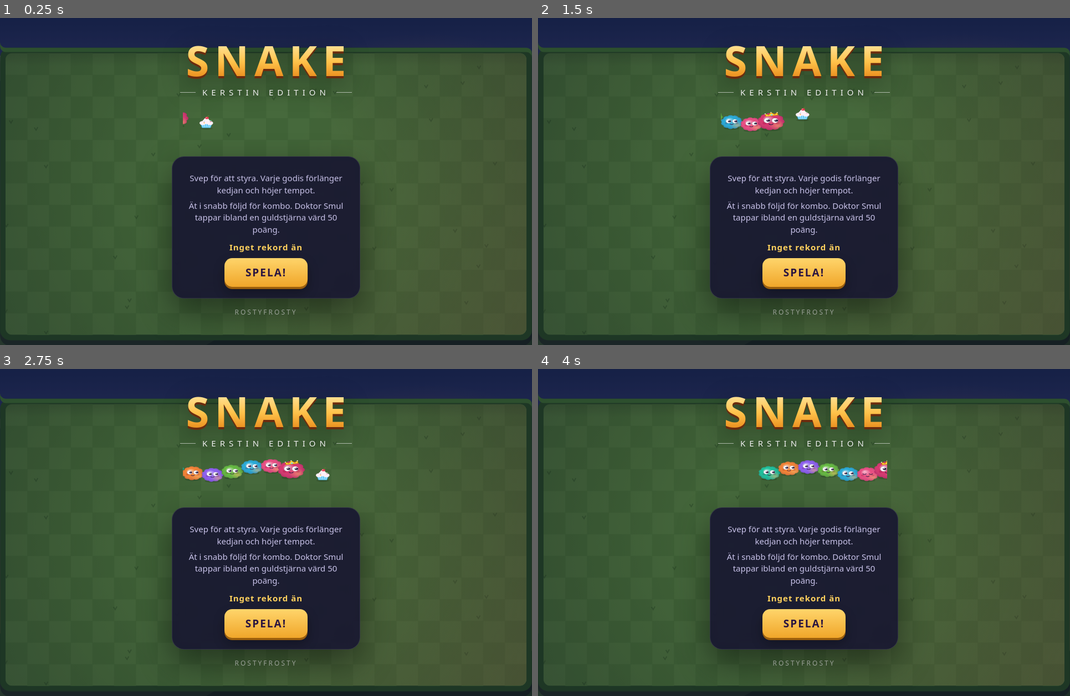
Above: before the commit, frames 1-4 (two rows, left to right).
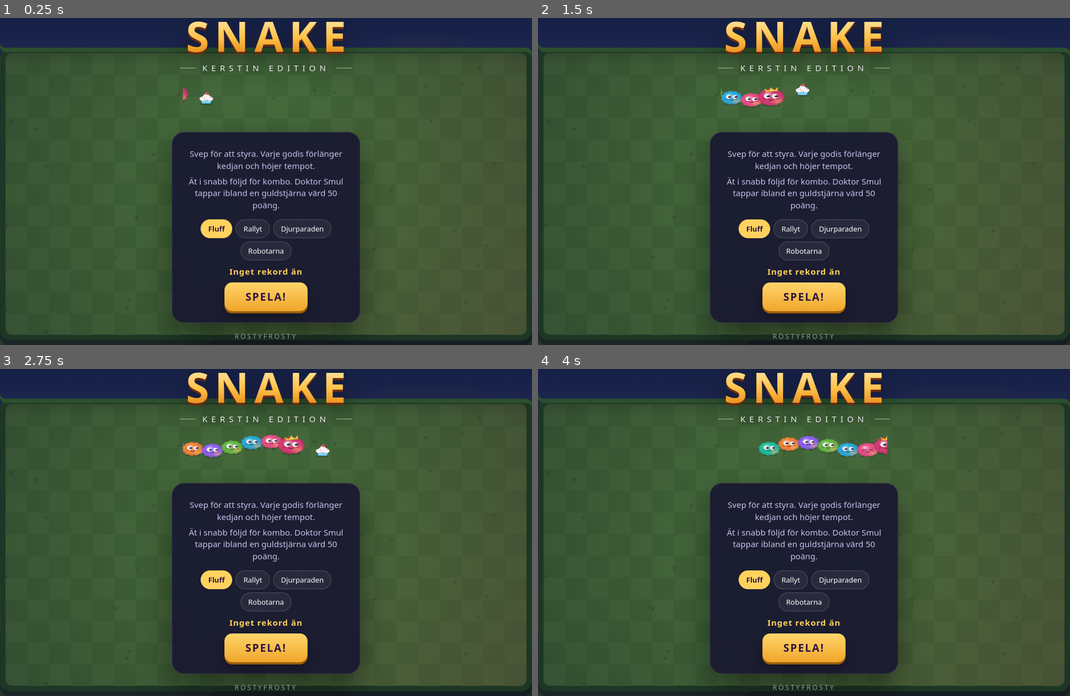
Above: after the commit, the same moments.

Repository: geapanenbanan/games
Game: browser game, page site/play/snake-kerstin/index.html
The game is run twice, just before and just after one commit, with the same random seed, the same clock (stepped at 60 frames per second) and the same inputs.
Inputs (mouse positions are in pixels of both pictures, inside the frame that each line leads up to):
- Up to frame 1 (0.25 s): no input
- Up to frame 2 (1.5 s): click (804, 178) at 0.27 s; hold Right from 1.03 s (still down); click (804, 210) at 1.07 s
- Up to frame 3 (2.75 s): release Right at 1.53 s; hold Down 1.58-1.85 s; click (159, 496) at 1.67 s; hold Left 1.9-2.47 s; click (218, 578) at 2.02 s, where only the run after the commit has a clickable "Fluff"; click (372, 480) at 2.27 s; hold Up from 2.52 s (still down)
- Up to frame 4 (4 s): release Up at 2.82 s; click (883, 597) at 2.87 s; hold Right 2.87-3.53 s; click (671, 614) at 3.47 s; hold Up 3.58-3.82 s; hold Left from 3.87 s (still down)

The runs differ from the first frame. In frame 1, 12% of the frame differs, in the area x 32-68%, y 1-99%; in frame 2, 13%; in frame 3, 14%; in frame 4, 14%.

Commit message:
Snake – Kerstin edition 1.2: fyra skins
Välj Fluff, Rallyt, Djurparaden eller Robotarna i menyn. Valet sparas.

Co-Authored-By: Claude Opus 5.5 <noreply@anthropic.com>
Claude-Session: https://claude.ai/code/session_01Fnpi23KMpdmFpu6iBJsgrE

Diff:
--- a/site/games.json
+++ b/site/games.json
@@ -41,12 +41,12 @@
     "platforms": [
       "Webbläsare (mobil och dator)"
     ],
-    "version": "1.1",
+    "version": "1.2",
     "download": null,
     "webPlay": "https://games.geapanenbanan.com/play/snake-kerstin/",
     "changes": [
-      "Ny stil: kvällsljus, djupare färger och mörka menyer",
-      "Stramare texter och nytt typsnitt",
+      "Fyra utseenden att välja mellan i menyn: Fluff, Rallyt (bil med släpvagnar), Djurparaden och Robotarna. Valet sparas",
+      "Kvällsljus, djupare färger och mörka menyer",
       "Svepstyrning (piltangenter på dator), kombo, bonusstjärnor och topp 5 som sparas"
     ]
   }
--- a/site/play/snake-kerstin/index.html
+++ b/site/play/snake-kerstin/index.html
@@ -51,6 +51,9 @@
   .big{font-size:28px;font-weight:700;color:#fff;line-height:1.1}
   .scoreBig{font-size:68px;font-weight:900;line-height:1;color:#ffd25e;margin-top:8px}
   .badge{display:inline-block;border:1px solid #ffd25e;color:#ffd25e;font-weight:700;font-size:12px;letter-spacing:3px;padding:3px 12px;border-radius:999px;margin-top:10px}
+.skins{display:flex;gap:6px;justify-content:center;flex-wrap:wrap;margin:14px 0 2px}
+  .skin{border:1px solid rgba(255,255,255,.18);background:rgba(255,255,255,.06);color:#fff;font:inherit;font-size:13px;padding:7px 13px;border-radius:999px;cursor:pointer}
+  .skin.on{background:#ffd25e;color:#2a1440;border-color:#ffd25e;font-weight:700}
   #top{list-style:none;padding:0;margin:12px 0 6px;text-align:left}
   #top li{display:flex;gap:12px;align-items:center;padding:5px 12px;border-radius:10px;font-size:16px;border-bottom:1px solid rgba(255,255,255,.06)}
   #top li span{opacity:.5;width:14px}
@@ -79,6 +82,7 @@
   <div class="card">
     <p>Svep för att styra. Varje godis förlänger kedjan och höjer tempot.</p>
     <p>Ät i snabb följd för kombo. Doktor Smul tappar ibland en guldstjärna värd 50 poäng.</p>
+    <div class="skins" id="skins"></div>
     <div class="best" id="menuBest"></div>
     <button class="btn" id="play">SPELA!</button>
   </div>
@@ -313,6 +317,127 @@
   ctx.restore();
 }
 
+/* ---------- skins ---------- */
+const ANIMALS=['panda','frog','cat','pig','owl','bear'];
+const SKINS=[['fluff','Fluff'],['rally','Rallyt'],['zoo','Djurparaden'],['bot','Robotarna']];
+let skin=store.get('skin','fluff');if(!SKINS.some(s=>s[0]===skin))skin='fluff';
+function shade(g,r){
+  const gr=g.createRadialGradient(-r*.3,-r*.38,r*.05,0,0,r*1.05);
+  gr.addColorStop(0,'rgba(255,255,255,.55)');gr.addColorStop(.45,'rgba(255,255,255,0)');gr.addColorStop(1,'rgba(40,0,60,.22)');
+  g.fillStyle=gr;g.fill();
+  const rim=g.createRadialGradient(r*.55,r*.5,r*.1,r*.3,r*.3,r*1.1);rim.addColorStop(0,'rgba(255,190,110,.4)');rim.addColorStop(.5,'rgba(255,190,110,0)');
+  g.fillStyle=rim;g.fill();
+}
+function eyes(g,ex,ey,ew,eh,r,lx,ly,o){
+  for(const sx of[-1,1]){const cx=sx*ex;
+    if(o.dead){g.strokeStyle='#2b1b3d';g.lineWidth=r*.09;g.lineCap='round';g.beginPath();
+      g.moveTo(cx-ew*.6,ey-ew*.6);g.lineTo(cx+ew*.6,ey+ew*.6);g.moveTo(cx+ew*.6,ey-ew*.6);g.lineTo(cx-ew*.6,ey+ew*.6);g.stroke();}
+    else if(o.blink){g.strokeStyle='#2b1b3d';g.lineWidth=r*.08;g.lineCap='round';g.beginPath();g.arc(cx,ey,ew*.7,.15*Math.PI,.85*Math.PI);g.stroke();}
+    else{g.fillStyle='#fff';g.beginPath();g.ellipse(cx,ey,ew,eh,0,0,TAU);g.fill();
+      const pr=o.scared?ew*.32:ew*.56,px=cx+lx*ew*.38,py=ey+ly*eh*.38;
+      g.fillStyle='#2b1b3d';g.beginPath();g.arc(px,py,pr,0,TAU);g.fill();
+      g.fillStyle='#fff';g.beginPath();g.arc(px-pr*.35,py-pr*.4,pr*.38,0,TAU);g.fill();}}
+}
+function mouthShape(g,r,y,o){
+  if(o.dead){g.strokeStyle='#2b1b3d';g.lineWidth=r*.07;g.beginPath();for(let k=0;k<=6;k++){const xx=-r*.22+k*r*.073,yy=y+(k%2?-1:1)*r*.04;k?g.lineTo(xx,yy):g.moveTo(xx,yy);}g.stroke();}
+  else if((o.mouth||0)>.05||o.scared){const m=o.scared?.7:o.mouth;g.fillStyle='#6e1430';g.beginPath();g.ellipse(0,y,r*.18,r*.04+r*.14*m,0,0,TAU);g.fill();}
+  else{g.strokeStyle='#2b1b3d';g.lineWidth=r*.07;g.lineCap='round';g.beginPath();g.arc(0,y-r*.12,r*.15,.2*Math.PI,.8*Math.PI);g.stroke();}
+}
+function drawCrown(g,x,y,r){
+  g.save();g.translate(x,y);g.rotate(-.18);const cw=r*.46,ch=r*.38;
+  g.beginPath();g.moveTo(-cw,ch*.25);g.lineTo(-cw,-ch*.55);g.lineTo(-cw*.5,-ch*.05);g.lineTo(0,-ch*.8);g.lineTo(cw*.5,-ch*.05);g.lineTo(cw,-ch*.55);g.lineTo(cw,ch*.25);g.closePath();
+  g.fillStyle='#ffd23f';g.fill();g.strokeStyle='#c98a00';g.lineWidth=r*.05;g.lineJoin='round';g.stroke();
+  g.fillStyle='#23a9d6';g.beginPath();g.arc(0,ch*.02,r*.08,0,TAU);g.fill();g.restore();
+}
+const ZOO={panda:['#f4f1ea','#26232b'],frog:['#5cbf48','#3f8f30'],cat:['#f29a3a','#c46a1a'],pig:['#f7a7b8','#e07a92'],owl:['#9a6b45','#6e4a2c'],bear:['#8a5a3a','#5e3a22'],lion:['#f0b23a','#b8621f']};
+function drawAnimal(g,x,y,r,kind,lx,ly,o){
+  const c=ZOO[kind][0],d=ZOO[kind][1];
+  g.save();g.translate(x,y);
+  g.fillStyle='rgba(0,0,0,.18)';g.beginPath();g.ellipse(0,r*.92,r*.72,r*.2,0,0,TAU);g.fill();
+  g.fillStyle=d;
+  if(kind==='lion'){g.beginPath();for(let k=0;k<12;k++){const a=k/12*TAU+Math.sin(t*2)*.05,mx=Math.cos(a)*r*.82,my=Math.sin(a)*r*.82;g.moveTo(mx+r*.32,my);g.arc(mx,my,r*.32,0,TAU);}g.fill();}
+  else if(kind==='panda'||kind==='bear'){g.beginPath();g.arc(-r*.6,-r*.6,r*.26,0,TAU);g.arc(r*.6,-r*.6,r*.26,0,TAU);g.fill();}
+  else if(kind==='cat'||kind==='pig'){g.beginPath();for(const s of[-1,1]){g.moveTo(s*r*.75,-r*.25);g.lineTo(s*r*.62,-r*.98);g.lineTo(s*r*.2,-r*.72);}g.fill();}
+  else if(kind==='owl'){g.beginPath();for(const s of[-1,1]){g.moveTo(s*r*.7,-r*.35);g.lineTo(s*r*.78,-r*.95);g.lineTo(s*r*.35,-r*.7);}g.fill();}
+  else if(kind==='frog'){g.fillStyle=c;g.beginPath();g.arc(-r*.4,-r*.62,r*.3,0,TAU);g.arc(r*.4,-r*.62,r*.3,0,TAU);g.fill();}
+  g.beginPath();g.arc(0,0,r*.85,0,TAU);g.fillStyle=c;g.fill();shade(g,r);
+  let ex=r*.3,ey=-r*.12,ew=r*.21,eh=r*.25,my=r*.42;
+  if(kind==='panda'){g.fillStyle=d;for(const s of[-1,1]){g.beginPath();g.ellipse(s*r*.3,-r*.08,r*.2,r*.27,s*.5,0,TAU);g.fill();}}
+  if(kind==='owl'){g.fillStyle='#e8d2b0';g.beginPath();g.arc(-r*.3,-r*.12,r*.3,0,TAU);g.arc(r*.3,-r*.12,r*.3,0,TAU);g.fill();}
+  if(kind==='frog'){ex=r*.4;ey=-r*.62;ew=r*.2;eh=r*.22;my=r*.3;}
+  if(kind==='bear'||kind==='lion'){g.fillStyle='#f6e2c4';g.beginPath();g.ellipse(0,r*.32,r*.32,r*.24,0,0,TAU);g.fill();}
+  if(kind==='pig'){g.fillStyle=d;g.beginPath();g.ellipse(0,r*.24,r*.24,r*.17,0,0,TAU);g.fill();g.fillStyle='#8a3a4e';g.beginPath();g.arc(-r*.08,r*.24,r*.045,0,TAU);g.arc(r*.08,r*.24,r*.045,0,TAU);g.fill();my=r*.55;}
+  eyes(g,ex,ey,ew,eh,r,lx,ly,o);
+  if(kind==='owl'){g.fillStyle='#f0a020';g.beginPath();g.moveTo(-r*.09,r*.08);g.lineTo(r*.09,r*.08);g.lineTo(0,r*.28);g.closePath();g.fill();}
+  else if(kind!=='pig'&&kind!=='frog'){g.fillStyle='#3a2230';g.beginPath();g.ellipse(0,r*.2,r*.09,r*.06,0,0,TAU);g.fill();}
+  if(kind==='cat'){g.strokeStyle='rgba(60,30,20,.6)';g.lineWidth=r*.03;g.beginPath();for(const s of[-1,1])for(const k of[-1,1]){g.moveTo(s*r*.25,r*.25);g.lineTo(s*r*.7,r*.22+k*r*.08);}g.stroke();}
+  if(kind!=='owl')mouthShape(g,r,my,o);
+  if(o.crown)drawCrown(g,r*.05,-r*.95,r);
+  g.restore();
+}
+function drawBot(g,x,y,r,col,lx,ly,o){
+  g.save();g.translate(x,y);
+  g.fillStyle='rgba(0,0,0,.18)';g.beginPath();g.ellipse(0,r*.92,r*.72,r*.2,0,0,TAU);g.fill();
+  if(!o.crown){g.strokeStyle='#5d6478';g.lineWidth=r*.07;g.beginPath();g.moveTo(0,-r*.7);g.lineTo(0,-r*1.0);g.stroke();
+    g.fillStyle=Math.sin(t*6+x*.1)>0?col:'#ffffff';g.shadowColor=col;g.shadowBlur=r*.5;g.beginPath();g.arc(0,-r*1.02,r*.11,0,TAU);g.fill();g.shadowBlur=0;}
+  rr(g,-r*.8,-r*.72,r*1.6,r*1.5,r*.42);
+  const mg=g.createLinearGradient(0,-r*.72,0,r*.78);mg.addColorStop(0,'#eef1f6');mg.addColorStop(.55,'#aab2c3');mg.addColorStop(1,'#6b7387');
+  g.fillStyle=mg;g.fill();
+  g.save();g.clip();g.fillStyle=col;g.fillRect(-r,r*.46,r*2,r*.18);g.restore();
+  g.fillStyle='#8a92a6';for(const s of[-1,1]){g.beginPath();g.arc(s*r*.66,r*.22,r*.05,0,TAU);g.fill();}
+  rr(g,-r*.62,-r*.5,r*1.24,r*.6,r*.28);g.fillStyle='#141a2e';g.fill();
+  g.fillStyle='rgba(255,255,255,.12)';rr(g,-r*.52,-r*.45,r*.6,r*.1,r*.05);g.fill();
+  const ox=lx*r*.1,oy=ly*r*.06;
+  for(const s of[-1,1]){const cx=s*r*.27+ox,cy=-r*.2+oy;
+    if(o.dead){g.strokeStyle='#ff4d4d';g.lineWidth=r*.07;g.lineCap='round';g.beginPath();g.moveTo(cx-r*.09,cy-r*.09);g.lineTo(cx+r*.09,cy+r*.09);g.moveTo(cx+r*.09,cy-r*.09);g.lineTo(cx-r*.09,cy+r*.09);g.stroke();}
+    else{const h=o.blink?r*.03:(o.scared?r*.08:r*.16);g.fillStyle=col;g.shadowColor=col;g.shadowBlur=r*.4;rr(g,cx-r*.1,cy-h/2,r*.2,h,Math.min(r*.08,h/2));g.fill();g.shadowBlur=0;}}
+  const m=o.mouth||0;g.fillStyle='#3a4154';rr(g,-r*.25,r*.18,r*.5,r*.1+m*r*.12,r*.05);g.fill();
+  if(o.crown)drawCrown(g,r*.05,-r*.86,r);
+  g.restore();
+}
+function drawRally(g,x,y,r,head,col,lx,ly,o,ci){
+  g.save();g.translate(x,y);
+  const a=Math.atan2(ly,lx)+(o.dead?Math.sin(t*20)*.2:0);
+  const L=head?r*1.55:r*1.45,Wd=head?r*1.0:r*.9;
+  g.save();g.translate(r*.08,r*.18);g.rotate(a);g.fillStyle='rgba(0,0,0,.22)';rr(g,-L/2,-Wd/2,L,Wd,r*.3);g.fill();g.restore();
+  g.rotate(a);
+  g.fillStyle='#1b1d24';
+  for(const px of(head?[-L*.3,L*.28]:[-L*.15]))for(const s of[-1,1]){rr(g,px-r*.18,s*Wd*.5-r*.1,r*.36,r*.2,r*.06);g.fill();}
+  if(!head){g.strokeStyle='#3a3f4c';g.lineWidth=r*.1;g.beginPath();g.moveTo(L*.45,0);g.lineTo(L*.8,0);g.stroke();}
+  rr(g,-L/2,-Wd/2,L,Wd,r*(head?.38:.2));
+  const bg=g.createLinearGradient(0,-Wd/2,0,Wd/2);bg.addColorStop(0,'rgba(255,255,255,.35)');bg.addColorStop(.5,'rgba(255,255,255,0)');bg.addColorStop(1,'rgba(0,0,0,.25)');
+  g.fillStyle=col;g.fill();g.fillStyle=bg;g.fill();
+  if(head){
+    g.save();rr(g,-L/2,-Wd/2,L,Wd,r*.38);g.clip();g.fillStyle='rgba(255,255,255,.85)';g.fillRect(-L/2,-r*.16,L,r*.08);g.fillRect(-L/2,r*.08,L,r*.08);g.restore();
+    g.fillStyle='#1d2b4a';rr(g,L*.04,-Wd*.36,L*.2,Wd*.72,r*.12);g.fill();
+    g.fillStyle='rgba(160,200,255,.35)';rr(g,L*.07,-Wd*.3,L*.06,Wd*.4,r*.03);g.fill();
+    g.fillStyle='#1d2b4a';rr(g,-L*.38,-Wd*.3,L*.14,Wd*.6,r*.1);g.fill();
+    if(!o.dead){const hg=g.createLinearGradient(L*.5,0,L*1.3,0);hg.addColorStop(0,'rgba(255,240,180,.45)');hg.addColorStop(1,'rgba(255,240,180,0)');
+      g.fillStyle=hg;g.beginPath();g.moveTo(L*.48,-Wd*.35);g.lineTo(L*1.3,-Wd*.75);g.lineTo(L*1.3,Wd*.75);g.lineTo(L*.48,Wd*.35);g.fill();}
+    g.fillStyle='#fff6c8';for(const s of[-1,1]){g.beginPath();g.arc(L*.47,s*Wd*.3,r*.09,0,TAU);g.fill();}
+    g.fillStyle='#ff4040';for(const s of[-1,1])g.fillRect(-L*.5,s*Wd*.3-r*.06,r*.06,r*.12);
+  }else{
+    const k=((ci%3)+3)%3;
+    if(k===0){g.fillStyle='#b07a44';rr(g,-L*.3,-Wd*.3,L*.6,Wd*.6,r*.06);g.fill();g.strokeStyle='#7a5028';g.lineWidth=r*.05;g.beginPath();g.moveTo(-L*.3,-Wd*.3);g.lineTo(L*.3,Wd*.3);g.moveTo(L*.3,-Wd*.3);g.lineTo(-L*.3,Wd*.3);g.stroke();}
+    else if(k===1){for(const s of[-1,1]){g.fillStyle='#4a5268';g.beginPath();g.arc(-L*.08,s*Wd*.2,r*.2,0,TAU);g.fill();g.fillStyle='#6b7590';g.beginPath();g.arc(-L*.08,s*Wd*.2,r*.13,0,TAU);g.fill();}}
+    else{g.fillStyle='rgba(255,255,255,.85)';g.beginPath();g.arc(0,0,r*.24,0,TAU);g.fill();g.fillStyle='#1b1d24';g.font='700 '+(r*.3)+"px Rubik,sans-serif";g.textAlign='center';g.textBaseline='middle';g.fillText(String((Math.abs(ci)%9)+1),0,r*.02);}
+  }
+  g.restore();
+  if(head&&o.crown)drawCrown(g,x,y-r*.55,r*.8);
+}
+function drawSeg(g,x,y,r,i,ci,lx,ly,o){
+  const n=COLORS.length,col=i===0?HEAD:COLORS[((ci%n)+n)%n];
+  if(skin==='rally')return drawRally(g,x,y,r,i===0,col,lx,ly,o,ci);
+  if(skin==='zoo')return drawAnimal(g,x,y,r,i===0?'lion':ANIMALS[((ci%6)+6)%6],lx,ly,o);
+  if(skin==='bot')return drawBot(g,x,y,r,i===0?'#ff4d6d':col,lx,ly,o);
+  return drawFluff(g,x,y,r,col,lx,ly,o);
+}
+function renderSkins(){
+  const box=$('skins');box.innerHTML='';
+  for(const [id,name] of SKINS){const b=document.createElement('button');b.className='skin'+(id===skin?' on':'');b.textContent=name;
+    b.onclick=()=>{skin=id;store.set('skin',id);renderSkins();};box.appendChild(b);}
+}
+
 /* ---------- game logic ---------- */
 function occupied(x,y){
   if(snake&&snake.some(s=>s.x===x&&s.y===y))return true;
@@ -552,7 +677,7 @@
       let bob=Math.sin(t*9-i*.6)*cell*.05;
       if(dying&&i>0)bob-=Math.abs(Math.sin(dd*12+i))*cell*.3*Math.max(0,1-dd*.8);
       const r=(i===0?.64:Math.max(.4,.52-i*.003))*cell*sc;
-      drawFluff(ctx,cxp(gx),cyp(gy)+bob,r,i===0?HEAD:COLORS[s.c%COLORS.length],lx,ly,{
+      drawSeg(ctx,cxp(gx),cyp(gy)+bob,r,i,s.c,lx,ly,{
         blink:!dying&&((t*.8+i*.37)%3.5)<.12,
         mouth:i===0?mouth:0,crown:i===0,dead:i===0&&dying,scared:i>0&&dying,
         wave:s.born!=null&&t-s.born<.9});
@@ -584,7 +709,7 @@
   const ty=x=>h*.55+Math.sin(x/w*Math.PI*3)*h*.13;
   const fx=hx+gap*1.6;if(fx<w+20)drawTreat(dctx,{type:'cup',seed:1},fx,ty(fx),r*2);
   for(let i=n-1;i>=0;i--){const x=hx-i*gap;if(x<-r*2||x>w+r*2)continue;
-    drawFluff(dctx,x,ty(x)+Math.sin(t*9-i*.6)*r*.1,i?r:r*1.25,i?COLORS[(i-1)%COLORS.length]:HEAD,1,0,{crown:!i,blink:((t*.8+i*.37)%3.5)<.12});}
+    drawSeg(dctx,x,ty(x)+Math.sin(t*9-i*.6)*r*.1,i?r:r*1.25,i,i-1,1,0,{crown:!i,blink:((t*.8+i*.37)%3.5)<.12});}
 }
 let last=performance.now();
 function loop(now){
@@ -592,7 +717,7 @@
   update(dt);render();if(state==='menu')drawDemo();
   requestAnimationFrame(loop);
 }
-resize();menuBest();hud();requestAnimationFrame(loop);
+resize();menuBest();renderSkins();hud();requestAnimationFrame(loop);
 })();
 </script>
 </body>
